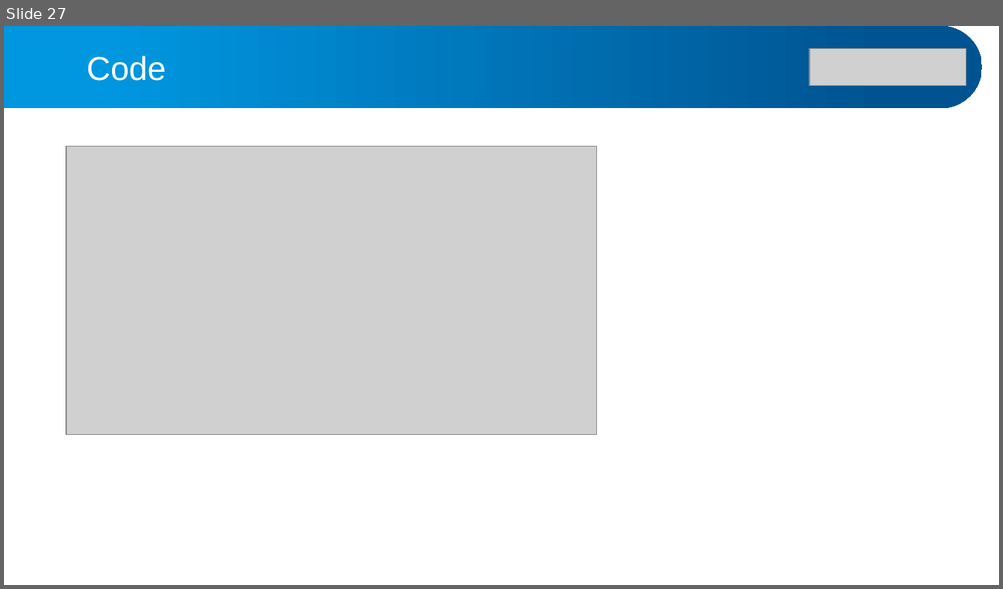
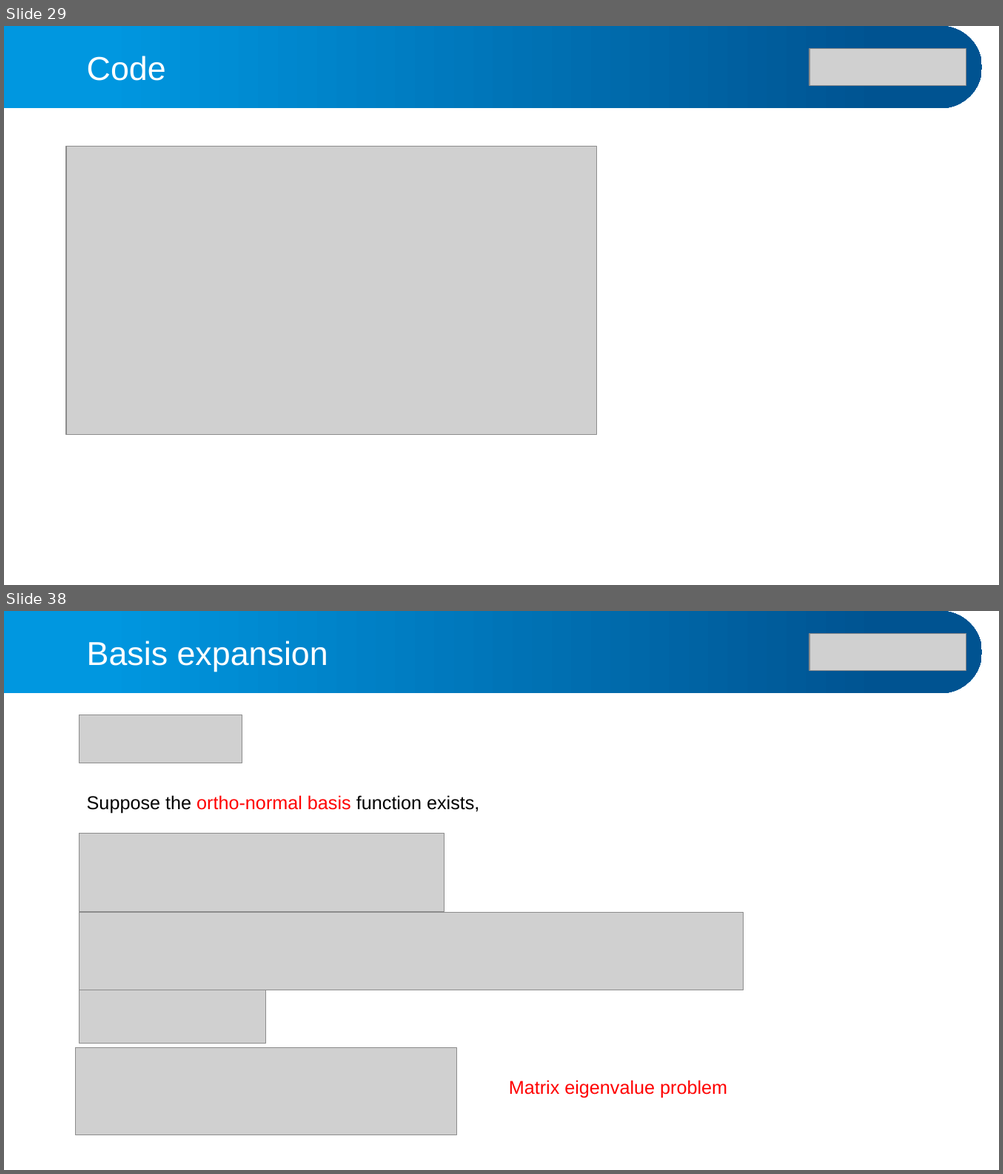
Before and after one commit to alphacentaury-github/NPSS2020, a slide deck: 20260331_연세대_수치양자역학강의.pptx. Shown one above the other, each under a label of ours: slide 27 before the commit, slides 29 and 38 after it; the slides between them are not shown. The pictures are 1003x589 and 1003x1174 pixels, drawn with LibreOffice and Linux fonts; fonts in the diff are those of the drawing; grey boxes stand for pictures. Boxes give left, top, right and bottom in pixels: in the first picture for what was removed or moved away, otherwise in the second. Text is boxed around its words. In the diff, an @@ line names an element or a change of style, - is before the commit and + after.

```diff
--- a/20260331_연세대_수치양자역학강의.pptx
+++ b/20260331_연세대_수치양자역학강의.pptx
@@ slide 38 added at bbox=[4, 611, 999, 1170], background #FFFFFF @@
@@ freeform shape added at bbox=[4, 611, 982, 693], fill gradient #0097E0 to #005391 @@
@@ text added at bbox=[87, 641, 328, 672], 32 pt, text #FFFFFF @@
+Basis expansion
@@ picture added at bbox=[809, 633, 966, 671] @@
@@ picture added at bbox=[79, 715, 242, 763] @@
@@ text added at bbox=[87, 795, 479, 814], 18 pt, text #000000 @@
+Suppose the ortho-normal basis function exists,
@@ picture added at bbox=[79, 833, 444, 911] @@
@@ picture added at bbox=[79, 912, 743, 990] @@
@@ picture added at bbox=[79, 990, 266, 1044] @@
@@ picture added at bbox=[76, 1048, 456, 1136] @@
@@ text added at bbox=[509, 1080, 727, 1099], 18 pt, text #FF0000 @@
+Matrix eigenvalue problem
@@ what was slide 27 is now slide 29 @@
```
Also in this commit, not shown: 6 slides changed, 24 other slides added, 2 slides removed, 2 other files.
